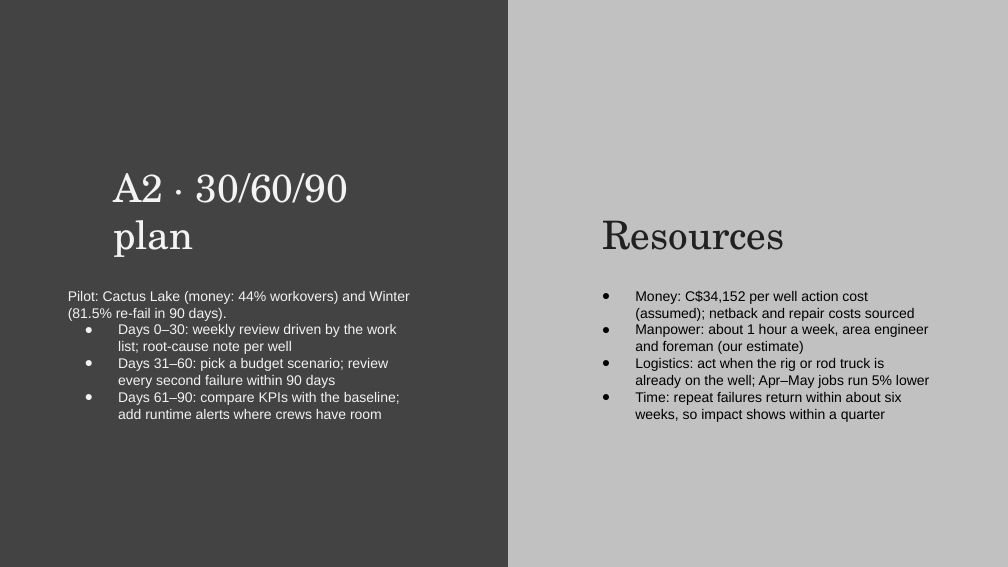
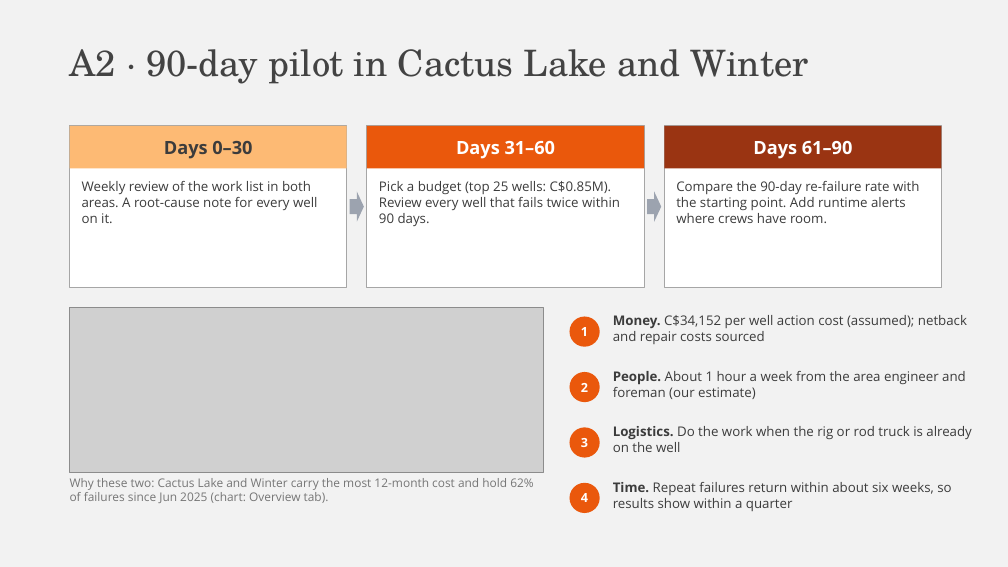
Before and after one commit to Angie629/dsmlc2026, a slide deck: slide 21 of docs/Bad Actors - DSMLC Datathon 2026.pptx. Drawn at 1008x567 pixels with LibreOffice and Linux fonts; fonts in the diff are those of the drawing; grey boxes stand for pictures; background and template pictures are left out. Boxes give left, top, right and bottom in pixels: in the first picture for what was removed or moved away, otherwise in the second. Text is boxed around its words. In the diff, an @@ line names an element or a change of style, - is before the commit and + after.

```diff
--- a/docs/Bad Actors - DSMLC Datathon 2026.pptx
+++ b/docs/Bad Actors - DSMLC Datathon 2026.pptx
@@ rectangle: place and size @@
-rectangle at box(508, 0, 1008, 567)
+rectangle at box(0, 0, 1008, 566)
@@ rectangle at box(0, 0, 1008, 566): fill #F3F3F3 at 72% opacity to #F2F2F2 @@
@@ text added at box(70, 49, 809, 84), 26 pt, text #434343 @@
+A2 · 90-day pilot in Cactus Lake and Winter
@@ rectangle added at box(70, 126, 347, 287), fill #FFFFFF, outline #A6A6A6 0.75 pt @@
@@ rectangle added at box(70, 126, 347, 168), fill #FDBA74, 13 pt, text #3C3C3C, bold @@
+Days 0–30
@@ rectangle added at box(367, 126, 644, 287), fill #FFFFFF, outline #A6A6A6 0.75 pt @@
@@ rectangle added at box(367, 126, 644, 168), fill #EA580C, 13 pt, text #FFFFFF, bold @@
+Days 31–60
@@ rectangle added at box(664, 126, 941, 287), fill #FFFFFF, outline #A6A6A6 0.75 pt @@
@@ rectangle added at box(664, 126, 941, 168), fill #9A3412, 13 pt, text #FFFFFF, bold @@
+Days 61–90
@@ title removed at box(113, 173, 348, 257) @@
-A2 · 30/60/90 plan
@@ text added at box(82, 181, 317, 223), 9.5 pt, text #3C3C3C @@
+Weekly review of the work list in both areas. A root-cause note for every well on it.
@@ right arrow added at box(350, 192, 364, 222), fill #9CA3AF @@
@@ text added at box(379, 181, 620, 226), 9.5 pt, text #3C3C3C @@
+Pick a budget (top 25 wells: C$0.85M). Review every well that fails twice within 90 days.
@@ right arrow added at box(647, 192, 661, 222), fill #9CA3AF @@
@@ text added at box(676, 181, 919, 223), 9.5 pt, text #3C3C3C @@
+Compare the 90-day re-failure rate with the starting point. Add runtime alerts where crews have room.
@@ title removed at box(602, 220, 784, 250) @@
-Resources
@@ subtitle removed at box(68, 291, 409, 419) @@
-Pilot: Cactus Lake (money: 44% workovers) and Winter (81.5% re-fail in 90 days).
-● Days 0–30: weekly review driven by the work list; root-cause note per well
-● Days 31–60: pick a budget scenario; review every second failure within 90 days
-● Days 61–90: compare KPIs with the baseline; add runtime alerts where crews have room
@@ subtitle removed at box(635, 291, 929, 422) @@
-● Money: C$34,152 per well action cost (assumed); netback and repair costs sourced
-● Manpower: about 1 hour a week, area engineer and foreman (our estimate)
-● Logistics: act when the rig or rod truck is already on the well; Apr–May jobs run 5% lower
-● Time: repeat failures return within about six weeks, so impact shows within a quarter
@@ picture added at box(70, 307, 543, 473) @@
@@ ellipse added at box(570, 317, 600, 347), fill #EA580C, 9 pt, text #FFFFFF, bold @@
+1
@@ text added at box(613, 315, 967, 344), 9.5 pt, text #3C3C3C @@
+Money. C$34,152 per well action cost (assumed); netback and repair costs sourced
@@ ellipse added at box(570, 372, 600, 402), fill #EA580C, 9 pt, text #FFFFFF, bold @@
+2
@@ text added at box(613, 371, 966, 399), 9.5 pt, text #3C3C3C @@
+People. About 1 hour a week from the area engineer and foreman (our estimate)
@@ ellipse added at box(570, 427, 600, 458), fill #EA580C, 9 pt, text #FFFFFF, bold @@
+3
@@ text added at box(613, 426, 972, 452), 9.5 pt, text #3C3C3C @@
+Logistics. Do the work when the rig or rod truck is already on the well
@@ text added at box(70, 478, 533, 503), 8.5 pt, text #767676 @@
+Why these two: Cactus Lake and Winter carry the most 12-month cost and hold 62% of failures since Jun 2025 (chart: Overview tab).
@@ ellipse added at box(570, 483, 600, 513), fill #EA580C, 9 pt, text #FFFFFF, bold @@
+4
@@ text added at box(613, 482, 951, 511), 9.5 pt, text #3C3C3C @@
+Time. Repeat failures return within about six weeks, so results show within a quarter
```
Also in this commit, not shown: 5 other slides changed, 1 other file.
